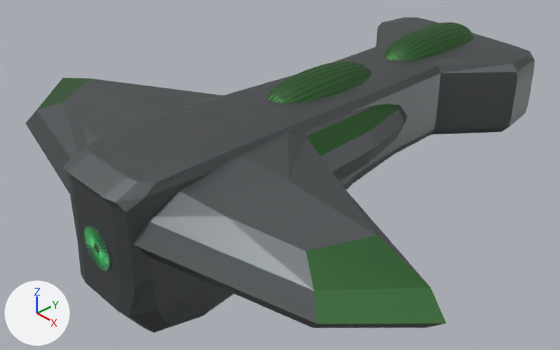
What one commit did to the Blender file development reference/blender/Gorgon.blend.
Camera for both pictures: a 50 mm lens placed at (15.28, -16.03, 10.97), pointed at (-0.58, -1.31, -1.55). The axes (+X, +Y, +Z) are drawn at lower left. The lights are the same throughout.

The scene before the commit, as lines of its bpy script (objects in view):
```python
ob_cube = bpy.data.objects.new('Cube', me_cube)
ob_cube.location = (0.0, 0.0, 0.0)
ob_cube.scale = (1.39, -8.2, 1.39)
ob_cube_001 = bpy.data.objects.new('Cube.001', me_cube_001)
ob_cube_001.location = (0.0, -2.39, 0.0)
ob_cube_001.scale = (2.72, 7.29, 1.75)
ob_cylinder = bpy.data.objects.new('Cylinder', me_cylinder)
ob_cylinder.location = (0.0, -0.2, 1.01)
ob_cylinder.rotation_euler = (1.571, 0.0, 0.0)  # degrees (90, 0, 0)
ob_cylinder.scale = (1.0, 1.0, 2.56)
ob_tractor_keg = bpy.data.objects.new('Tractor keg', me_cylinder_002)
ob_tractor_keg.location = (-0.04, -7.66, -0.77)
ob_tractor_keg.rotation_euler = (1.571, 0.0, 0.0)  # degrees (90, 0, 0)
ob_tractor_keg.scale = (0.625, 0.625, 0.625)
ob_tractor_vanes = bpy.data.objects.new('Tractor vanes', me_cylinder_003)
ob_tractor_vanes.parent = ob_tractor_keg
ob_tractor_vanes.location = (-8.453, -6.582, -5.334)
ob_tractor_vanes.rotation_euler = (1.571, 0.0, 0.0)  # degrees (90, 0, 0)
# also in view: 'Cylinder.001' at (0.0, 5.24, 1.01)
```
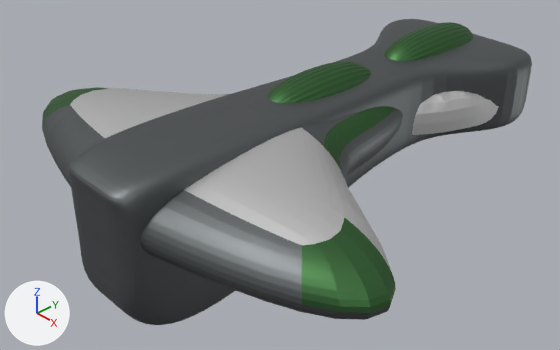
Commit message: Updated gorgon

The change, as JSON lines over the scene's bpy script:
```json
{"op": "add", "block": "mat_light_metal", "code": ["mat_light_metal = principled_material('Light Metal')", "mat_light_metal.base_color = (0.8, 0.8, 0.8)  # white #e7e7e7", "mat_light_metal.metallic = 1.0"]}
{"block": "me_cube_001", "where": "me_cube_001.from_pydata(...)  # 98 vertices, 96 faces; spans x -3.08..3.08, y -0.78..0.84, z -0.84..0.84"}
{"block": "me_cube_001", "where": "# used by ob_cube_001; location = (0.0, -2.39, 0.0); scale = (2.72, 7.29, 1.75)"}
{"block": "me_cube_001", "change": "me_cube_001 part 1: 34 of the faces centred in x -1.89..1.89, y -0.46..0.78, z -0.78..0.78 switch from mat_material_003 (grey #6c7071) to mat_light_metal (white #e7e7e7)"}
{"op": "add", "block": "me_cylinder_004", "code": ["me_cylinder_004 = bpy.data.meshes.new('Cylinder.004')", "me_cylinder_004.from_pydata(...)  # 26 vertices, 13 faces; spans x -0.92..0.92, y -1.0..-0.38, z -1.0..1.0", "me_cylinder_004.materials.append(mat_light_metal)  # white #e7e7e7"]}
{"op": "add", "block": "ob_cube", "code": "_m = ob_cube.modifiers.new('Subdivision', 'SUBSURF')"}
{"op": "add", "block": "ob_cube", "code": "_m.levels = 3"}
{"op": "add", "block": "ob_cube_001", "code": "_m = ob_cube_001.modifiers.new('Subdivision', 'SUBSURF')"}
{"op": "add", "block": "ob_cube_001", "code": "_m.levels = 3"}
{"op": "add", "block": "ob_tractor_keg", "code": "ob_tractor_keg.hide_set(True)  # its collection is switched off"}
{"op": "add", "block": "ob_tractor_vanes", "code": "ob_tractor_vanes.hide_set(True)  # its collection is switched off"}
{"op": "add", "block": "ob_cylinder_002", "code": ["ob_cylinder_002 = bpy.data.objects.new('Cylinder.002', me_cylinder_004)", "ob_cylinder_002.location = (0.0, 8.35, 0.0)", "ob_cylinder_002.scale = (2.94, 6.38, -0.791)", "_m = ob_cylinder_002.modifiers.new('Subdivision', 'SUBSURF')", "_m.levels = 3"]}
```

What differs and where, as boxes [x1, y1, x2, y2] in the pictures (560 x 350 px):
```json
{"object": "Cube.001", "change": "modifiers changed", "before": [26, 78, 446, 328], "after": [42, 87, 403, 320], "on screen": "14% narrower, 7% shorter"}
{"object": "Cube", "change": "modifiers changed", "before": [63, 17, 535, 333], "after": [68, 19, 532, 325]}
{"object": "Cylinder.002", "change": "added", "after": [412, 91, 499, 135]}
{"object": "Tractor vanes", "change": "hidden", "before": [84, 226, 110, 270]}
{"object": "Tractor keg", "change": "hidden", "before": [84, 226, 111, 271]}
{"part": 1, "of": "me_cube_001", "change": "recoloured", "before": [63, 79, 425, 281], "after": [70, 88, 393, 275]}
```
